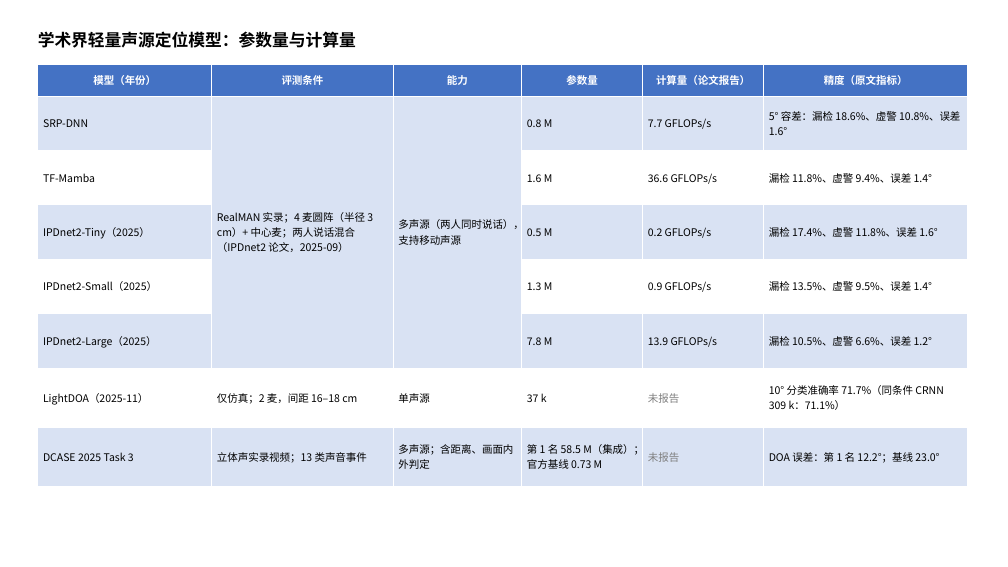
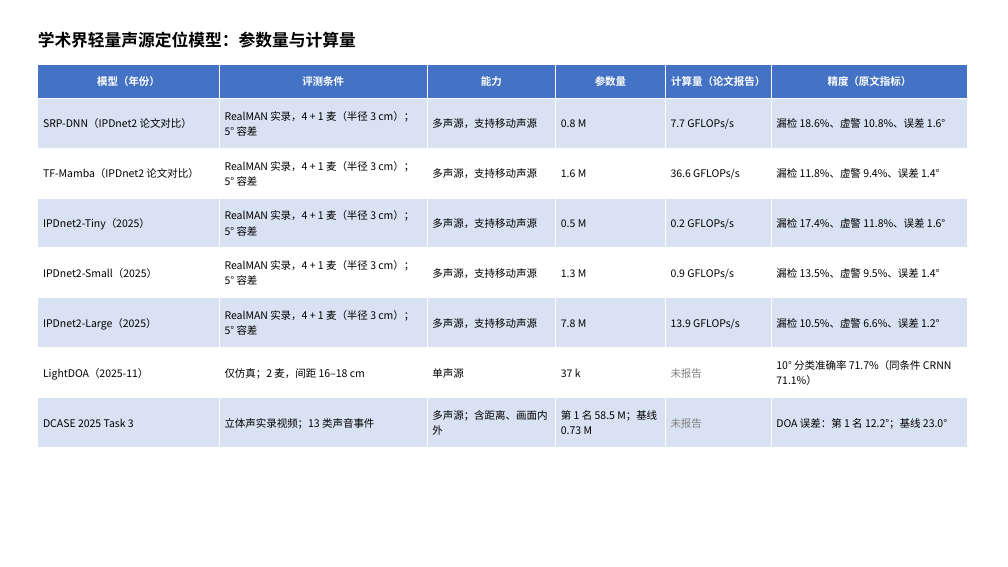
Before and after one commit to ZeroFoxxi/ssl-scene1, a slide deck: slide 3 of 竞品补充页_精简版.pptx. Drawn at 1008x567 pixels with LibreOffice and Linux fonts; fonts in the diff are those of the drawing. Boxes give left, top, right and bottom in pixels: in the first picture for what was removed or moved away, otherwise in the second. Text is boxed around its words. In the diff, an @@ line names an element or a change of style, - is before the commit and + after.

```diff
--- a/竞品补充页_精简版.pptx
+++ b/竞品补充页_精简版.pptx
@@ table at box(38, 64, 968, 439) @@
-row 2: SRP-DNN | RealMAN 实录；4 麦圆阵（半径 3 cm）+ 中心麦；两人说话混合（IPDnet2 论文，2025-09） | 多声源（两人同时说话），支持移动声源 | 0.8 M | 7.7 GFLOPs/s | 5° 容差：漏检 18.6%、虚警 10.8%、误差 1.6°
+row 2: SRP-DNN（IPDnet2 论文对比） | RealMAN 实录，4 + 1 麦（半径 3 cm）；5° 容差 | 多声源，支持移动声源 | 0.8 M | 7.7 GFLOPs/s | 漏检 18.6%、虚警 10.8%、误差 1.6°
-row 3: TF-Mamba |  |  | 1.6 M | 36.6 GFLOPs/s | 漏检 11.8%、虚警 9.4%、误差 1.4°
+row 3: TF-Mamba（IPDnet2 论文对比） | RealMAN 实录，4 + 1 麦（半径 3 cm）；5° 容差 | 多声源，支持移动声源 | 1.6 M | 36.6 GFLOPs/s | 漏检 11.8%、虚警 9.4%、误差 1.4°
-row 4, column 2: 
+row 4, column 2: RealMAN 实录，4 + 1 麦（半径 3 cm）；5° 容差
-row 4, column 3: 
+row 4, column 3: 多声源，支持移动声源
-row 5, column 2: 
+row 5, column 2: RealMAN 实录，4 + 1 麦（半径 3 cm）；5° 容差
-row 5, column 3: 
+row 5, column 3: 多声源，支持移动声源
-row 6, column 2: 
+row 6, column 2: RealMAN 实录，4 + 1 麦（半径 3 cm）；5° 容差
-row 6, column 3: 
+row 6, column 3: 多声源，支持移动声源
-row 7, column 6: 10° 分类准确率 71.7%（同条件 CRNN 309 k：71.1%）
+row 7, column 6: 10° 分类准确率 71.7%（同条件 CRNN 71.1%）
-row 8, column 3: 多声源；含距离、画面内外判定
+row 8, column 3: 多声源；含距离、画面内外
-row 8, column 4: 第 1 名 58.5 M（集成）；官方基线 0.73 M
+row 8, column 4: 第 1 名 58.5 M；基线 0.73 M
```
Also in this commit, not shown: 1 other slide changed, 2 other files.
